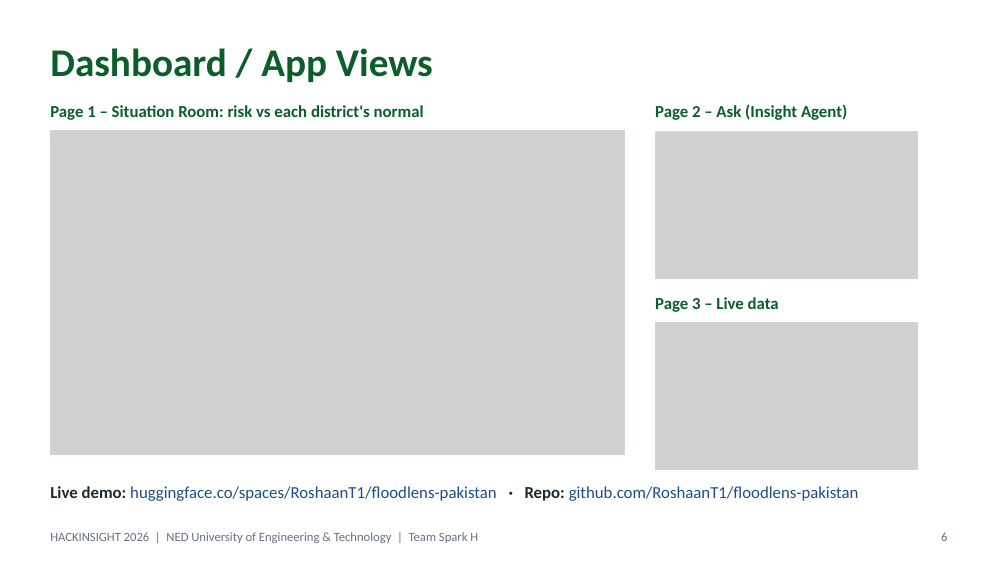
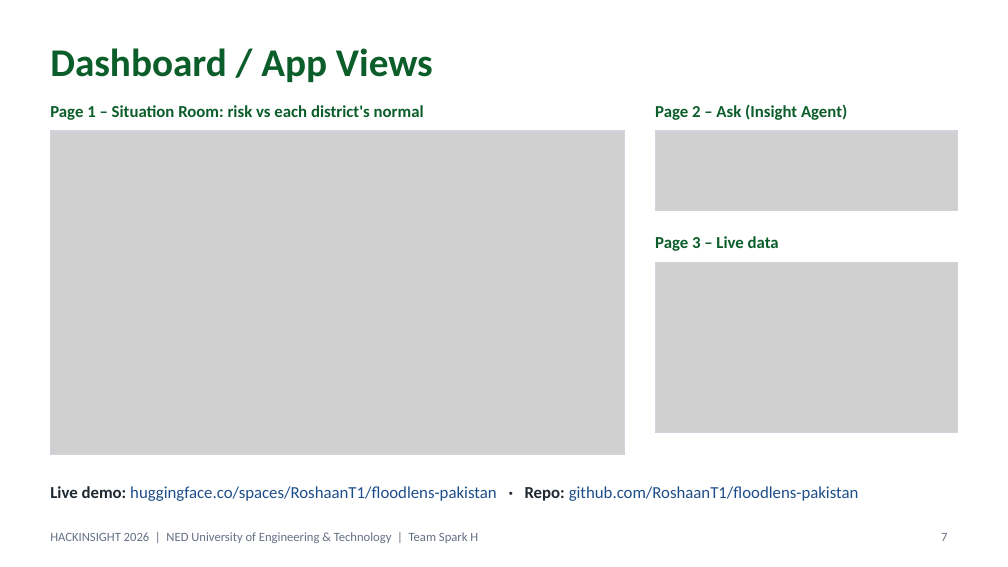
Before and after one commit to RoshaanT1/floodlens-pakistan, a slide deck: slide 7 of FloodLens_SparkH.pptx (slide 6 before the commit). Drawn at 1008x567 pixels with LibreOffice and Linux fonts; fonts in the diff are those of the drawing; grey boxes stand for pictures. Boxes give left, top, right and bottom in pixels: in the first picture for what was removed or moved away, otherwise in the second. Text is boxed around its words. In the diff, an @@ line names an element or a change of style, - is before the commit and + after.

```diff
--- a/FloodLens_SparkH.pptx
+++ b/FloodLens_SparkH.pptx
@@ rectangle: place and size @@
-rectangle at [655, 131, 917, 278]
+rectangle at [655, 131, 958, 211]
@@ picture: place and size @@
-picture at [655, 131, 917, 278]
+picture at [655, 131, 958, 211]
@@ text "Page 3 – Live data": place and size @@
-text "Page 3 – Live data" at [655, 297, 779, 312]
+text "Page 3 – Live data" at [655, 236, 779, 251]
@@ rectangle: place and size @@
-rectangle at [655, 323, 917, 470]
+rectangle at [655, 262, 958, 432]
@@ picture: place and size @@
-picture at [655, 323, 917, 470]
+picture at [655, 262, 958, 432]
@@ page number at [941, 533, 947, 541]: text changed @@
-6
+7
```
Also in this commit, not shown: 2 other slides changed, 3 slides added, 7 other files.
